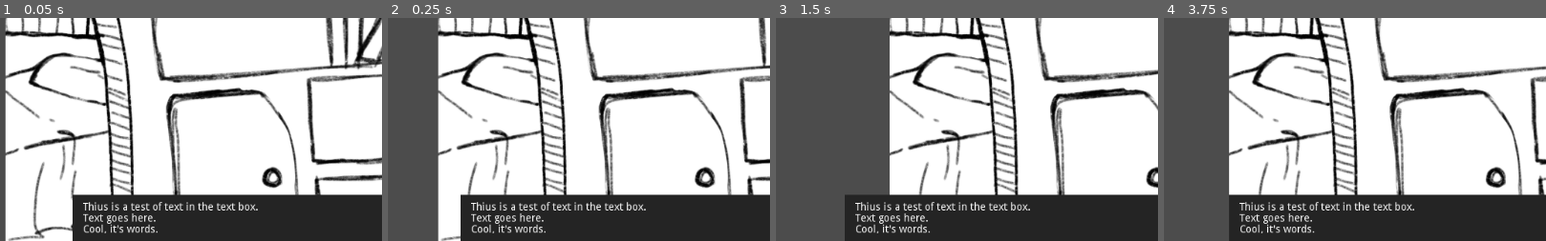
Above: before the commit, frames 1-4 (left to right).
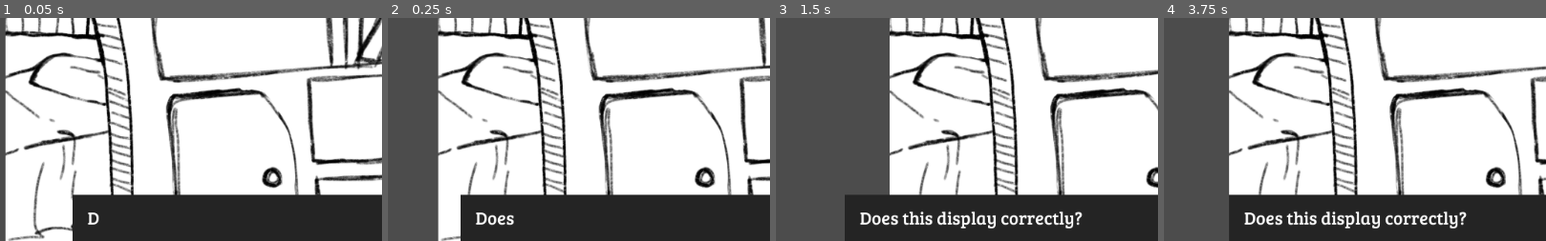
Above: after the commit, the same moments.

Repository: Dorthu/Pluck
Game: Godot game, scene res://main.tscn
The game is run twice, just before and just after one commit, with the same random seed, the same clock (stepped at 60 frames per second) and the same inputs.
Inputs (mouse positions are % of the whole screen's width and height, from its top left):
- Up to frame 1 (0.05 s): no input
- Up to frame 2 (0.25 s): no input
- Up to frame 3 (1.5 s): move the mouse to (72, 45) at 0.52 s; move the mouse to (30, 55) at 1.27 s
- Up to frame 4 (3.75 s): tap Enter at 2, 3.5 s; move the mouse to (60, 28) at 2.02 s; tap Space at 2.75 s; move the mouse to (45, 70) at 2.77 s; move the mouse to (80, 65) at 3.52 s
The pictures show only the part of the screen within x 1-51%, y 31-81%; the shares and areas given below are measured in that part.

The runs differ from the first frame. In frame 1, 1.5% of the frame differs, in the area x 21-68%, y 82-97%; in frame 2, 1.6%; in frame 3, 3.1%, in the area x 20-81%, y 82-97%; in frame 4, 3.0%.

Commit message:
+ Working Dialog Box
I got just the basics done; so far you can set text for the dialog box
and have it appear slowly.  The input text isn't parsed into different
pieces yet, but it will be.  As far as an initial pass goes, though,
this works.  The next step is parsing, which will split the input string
into different pieces that should be disaplyed in different ways (for
instance, a string might have some words that appear slowly, then some
that appear all at once).

Diff:
--- a/scenes/ui/DialogBox.tscn
+++ b/scenes/ui/DialogBox.tscn
@@ -3,17 +3,13 @@
 [ext_resource path="res://src/dialog.gd" type="Script" id=1]
 
 [node name="DialogBox" type="Node2D"]
+z_index = 1
 script = ExtResource( 1 )
 
 [node name="Polygon2D" type="Polygon2D" parent="."]
+z_index = -1
 color = Color( 0.141176, 0.141176, 0.141176, 1 )
 polygon = PoolVector2Array( 0, 0, 0, 150, 800, 150, 800, 0 )
 
-[node name="RichTextLabel" type="RichTextLabel" parent="."]
-margin_left = 14.0
-margin_top = 10.0
-margin_right = 787.0
-margin_bottom = 140.0
-text = "Thius is a test of text in the text box.
-Text goes here.
-Cool, it's words."
+[node name="TextOrigin" type="Node2D" parent="."]
+position = Vector2( 20, 40 )
--- a/src/DialogController.gd
+++ b/src/DialogController.gd
@@ -18,13 +18,10 @@
 
 func _ready():
 	self.add_box()
+	cur_box.set_text("Does this display correctly?")
+	cur_box.start()
 
 
 func _process(delta):
 	if cur_box:
-		update()
-
-
-func _draw():
-	if cur_box:
 		cur_box.position = BOX_POS-get_viewport_transform().origin
--- a/src/dialog.gd
+++ b/src/dialog.gd
@@ -1,3 +1,52 @@
 extends Node2D
 
 class_name DialogBox
+
+var text_origin: Node2D
+var text
+var visible_text
+var font := DynamicFont.new()
+
+# These are related to how the text dispalys.
+# ticket is the cumulative delta of all _process calls
+# LETTER_SPEED refers to how long it takes for each letter
+# to appear.
+var ticker: float
+const LETTER_SPEED := .05
+
+func _ready():
+	self.text_origin = get_node("TextOrigin")
+	self.text = ""
+	self.visible_text = ""
+	self.ticker = -1
+
+	var data = load("res://fonts/BreeSerif-Regular.ttf")
+	font.font_data = data
+	font.size = 24
+
+
+func set_text(text):
+	self.text = text
+
+
+func start():
+	self.ticker = 0
+
+func _process(delta):
+	if self.ticker < 0:
+		return
+
+	self.ticker += delta
+	var visible_chars = floor(self.ticker / LETTER_SPEED)
+
+	if visible_chars > self.text.length():
+		self.visible_text = self.text
+		self.ticker = -1
+		update()
+	elif visible_chars > 0:
+		self.visible_text = self.text.substr(0, visible_chars)
+		update()
+
+
+func _draw():
+	draw_string(self.font, self.text_origin.position, self.visible_text)
Binary file added: fonts/BreeSerif-Regular.ttf
